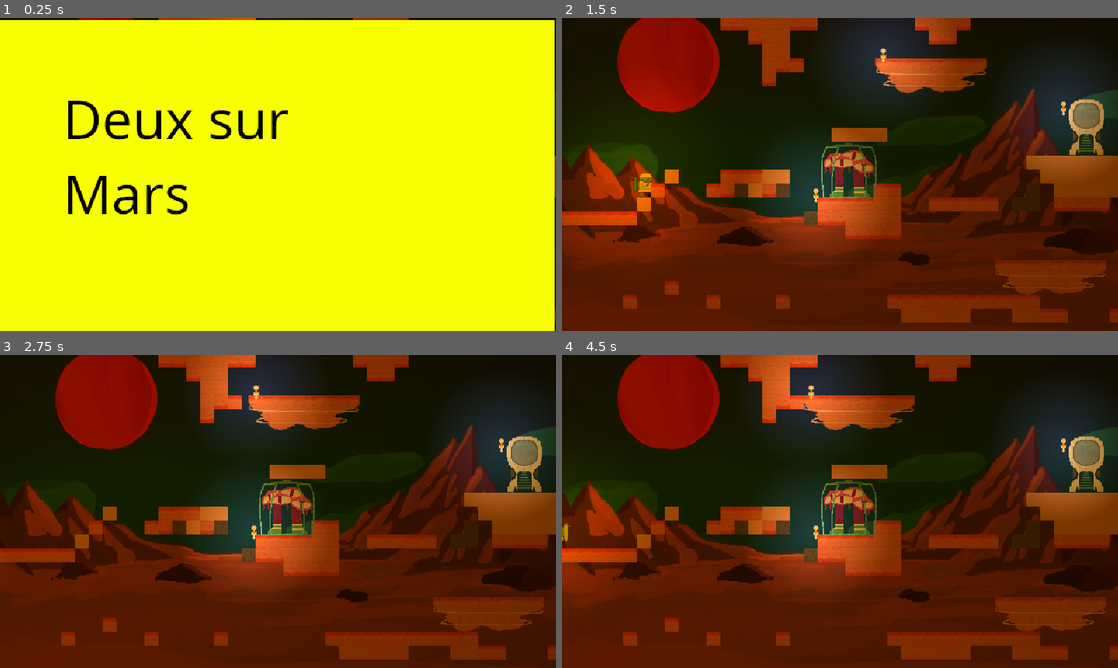
Above: before the commit, frames 1-4 (two rows, left to right).
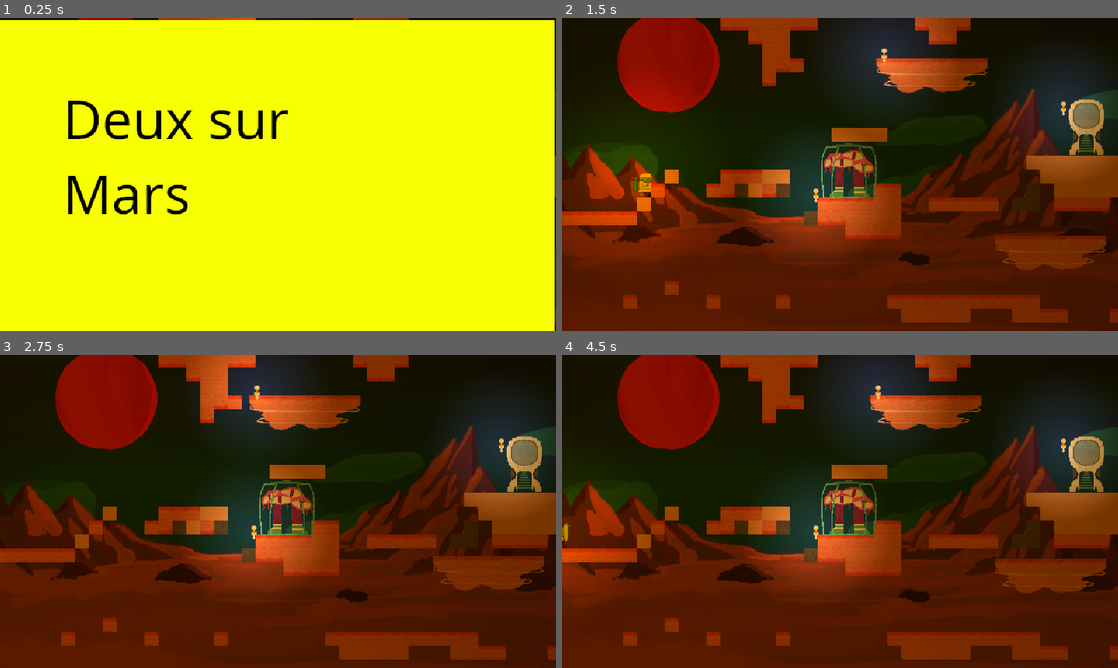
Above: after the commit, the same moments.

Repository: LeResteDuMonde/GameJamPSU
Game: Godot game, scene res://scene/Main.tscn
Two runs of this game, one before a commit and one after it. Both use one fixed random seed, a clock stepped at 60 frames per second and the inputs below.
Inputs (mouse positions are in pixels of both pictures, inside the frame that each line leads up to):
- Up to frame 1 (0.25 s): no input
- Up to frame 2 (1.5 s): tap Enter at 0.5 s; move the mouse to (962, 158) at 0.52 s; press the mouse at (962, 158) at 0.53 s; hold D (right) from 0.53 s (still down); tap Space (jump) at 0.77 s; move the mouse to (728, 190) at 1.27 s; release the mouse at (728, 190) at 1.28 s; click (728, 190) at 1.35 s
- Up to frame 3 (2.75 s): tap Space (jump) at 1.52 s; move the mouse to (333, 442) at 2.02 s; release D (right) at 2.03 s; press the mouse at (333, 442) at 2.03 s; hold A (left) from 2.03 s (still down)
- Up to frame 4 (4.5 s): move the mouse to (812, 574) at 2.77 s; release A (left) at 2.78 s; release the mouse at (812, 574) at 2.78 s; hold D (right) 2.78-4.28 s; click (812, 574) at 2.85 s; tap Space (jump) at 3.02, 3.77, 4.25 s; move the mouse to (1006, 558) at 3.52 s; press the mouse at (1006, 558) at 3.53 s; move the mouse to (673, 464) at 4.27 s; release the mouse at (673, 464) at 4.28 s; hold A (left) from 4.28 s (still down); click (673, 464) at 4.35 s

The runs differ from the first frame. In frame 2, 2.9% of the frame differs, in the area x 56-98%, y 9-89%; in frame 3, 3.5%; in frame 4, 11%, in the area x 34-98%, y 0-89%.

Commit message:
Fixed starship and platform

Diff:
--- a/scene/StarShip.tscn
+++ b/scene/StarShip.tscn
@@ -7,6 +7,7 @@
 size = Vector2(18, 27)
 
 [node name="StarShip" type="RigidBody2D"]
+can_sleep = false
 script = ExtResource("2_oj7pe")
 
 [node name="Sprite2D" type="Sprite2D" parent="."]
--- a/script/movingPlatform.gd
+++ b/script/movingPlatform.gd
@@ -19,7 +19,18 @@
 	if deltax < -amplitude:
 		direction = 1
 
-	move_and_collide(move)
+	var collision = move_and_collide(move)
+	if collision:
+		var collider = collision.get_collider()
+		var collName = collider.name
+		if collName == "StarShip":
+			pass
+		elif collName == "Player":
+			collider.move_and_collide(move)
+			move_and_collide(move)
+		else:
+			direction = -direction
+
 
 func highlight(g):
 	if deleteNumber == 0:
